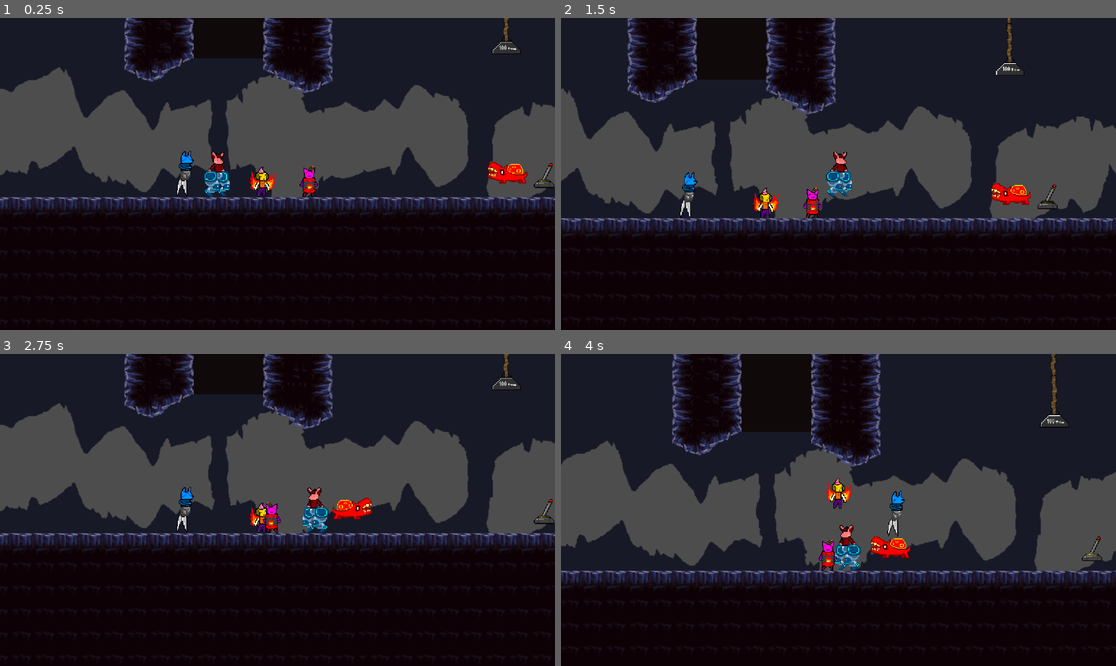
Above: before the commit, frames 1-4 (two rows, left to right).
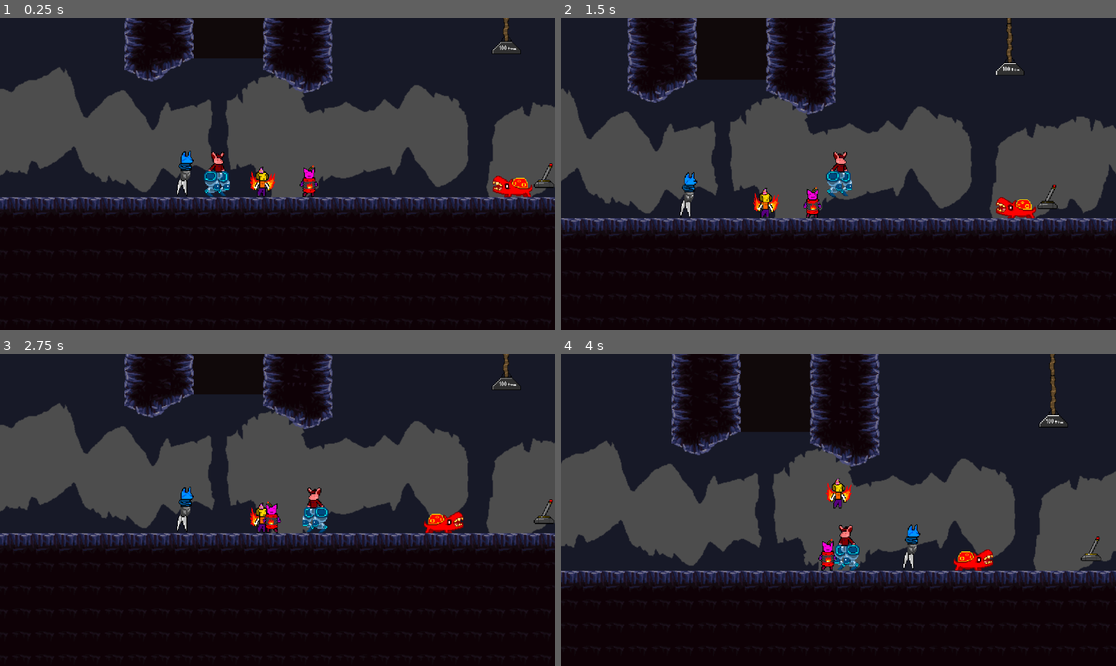
Above: after the commit, the same moments.

Repository: GSF417/partys-revival-game
Game: Godot game, scene res://levels/level2.tscn
Two runs of this game, one before a commit and one after it. Both use one fixed random seed, a clock stepped at 60 frames per second and the inputs below. The project has no main scene, so this scene is started directly.
Inputs:
- Up to frame 1 (0.25 s): no input
- Up to frame 2 (1.5 s): tap Enter at 0.5 s; hold D (MoveRight) from 0.53 s (still down); tap Z (ExecuteAction) at 0.6 s; tap W (MoveUp) at 0.77 s; tap 1 (SwitchFirst) at 1.35 s
- Up to frame 3 (2.75 s): tap W (MoveUp) at 1.52 s; release D (MoveRight) at 2.03 s; hold A (MoveLeft) from 2.03 s (still down); hold 4 (SwitchFourth) from 2.03 s (still down)
- Up to frame 4 (4 s): release A (MoveLeft) at 2.78 s; release 4 (SwitchFourth) at 2.78 s; hold D (MoveRight) from 2.78 s (still down); tap 2 (SwitchSecond) at 2.85 s; tap W (MoveUp) at 3.02, 3.77 s; hold 3 (SwitchThird) from 3.53 s (still down)

The runs differ from the first frame. In frame 1, 0.6% of the frame differs, in the area x 87-96%, y 46-58%; in frame 2, 0.7%; in frame 3, 0.7%; in frame 4, 4.5%, in the area x 0-100%, y 0-76%.

Commit message:
Added enemy jump

Diff:
--- a/scripts/biter_enemy.gd
+++ b/scripts/biter_enemy.gd
@@ -2,11 +2,14 @@
 class_name BiterEnemy
 
 var SPEED = 300
+var JUMP_HEIGHT = -450
 
 var dead = false
 var moving = false
+var jumping = false
 var direction = 0
 var lookLeft = false
+var gravity = ProjectSettings.get_setting("physics/2d/default_gravity")
 
 @onready var detection_range = $DetectionRange
 @onready var timer = $Timer
@@ -22,6 +25,10 @@
 		lookLeft = true
 	elif direction.x >= 0:
 		lookLeft = false
+	if direction.y < -0.4:
+		jumping = true
+	else:
+		jumping = false
 
 # Called every frame. 'delta' is the elapsed time since the previous frame.
 func _process(delta: float) -> void:
@@ -31,12 +38,18 @@
 	if nearby_heroes > 0 and not dead:
 		moving = true
 		chase(detection_range.lastToEnter)
+	else:
+		direction = 0
 
 func _physics_process(delta: float) -> void:
 	sprite.flip_h = lookLeft
 	if direction:
 		print(direction)
 		velocity.x = direction.x * SPEED
+	if not is_on_floor():
+		velocity.y += gravity * delta
+	elif jumping:
+		velocity.y = JUMP_HEIGHT
 	move_and_slide()
 
 func die() -> void:
